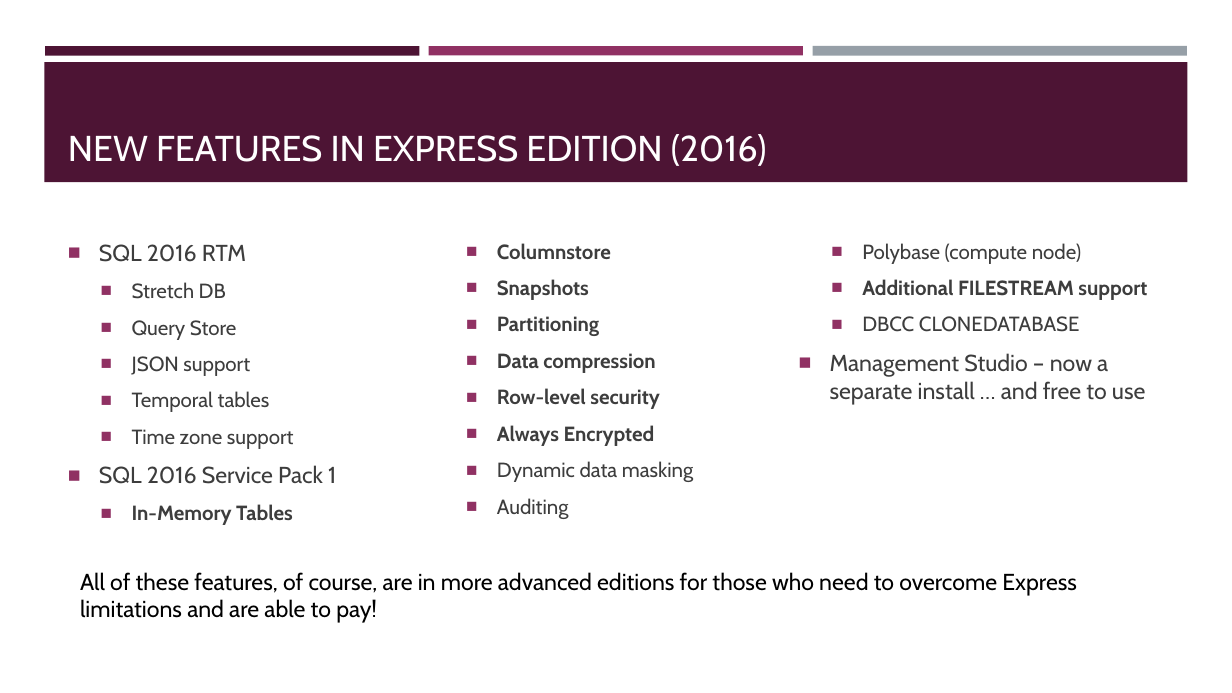
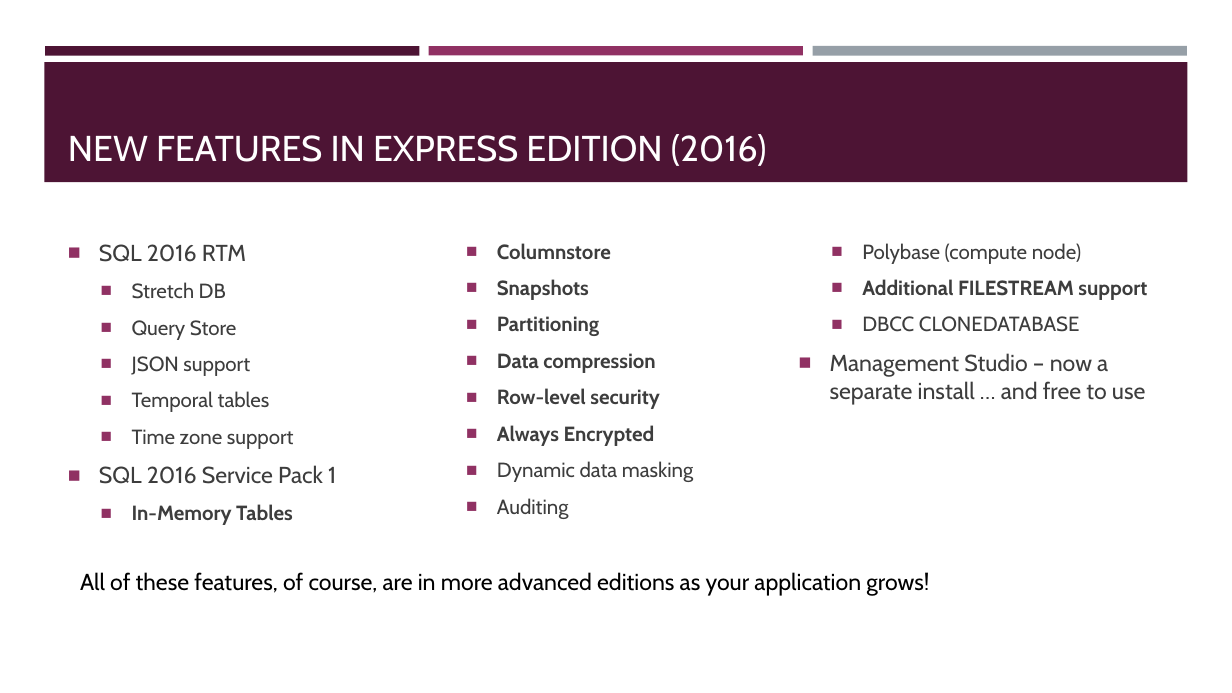
Before and after one commit to sqltran/SevenAwesomeSQLFeatures, a slide deck: slide 4 of AwesomeFreeSQLServerFeatures.pptx. Drawn at 1232x693 pixels with LibreOffice and Linux fonts; fonts in the diff are those of the drawing. Boxes give left, top, right and bottom in pixels: in the first picture for what was removed or moved away, otherwise in the second. Text is boxed around its words. In the diff, an @@ line names an element or a change of style, - is before the commit and + after.

Commit message:
Rewording on features slide.

```diff
--- a/AwesomeFreeSQLServerFeatures.pptx
+++ b/AwesomeFreeSQLServerFeatures.pptx
@@ text at <box>80,572,929,596</box>: text changed @@
-All of these features, of course, are in more advanced editions for those who need to overcome Express limitations and are able to pay!
+All of these features, of course, are in more advanced editions as your application grows!
```
